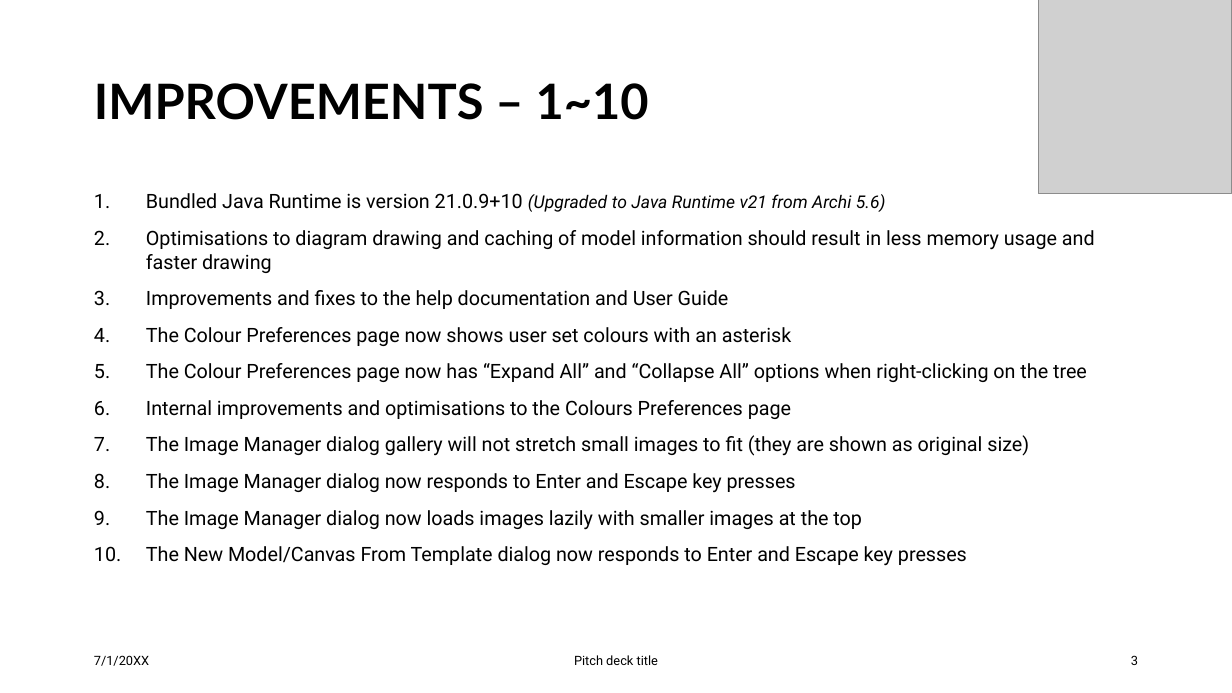
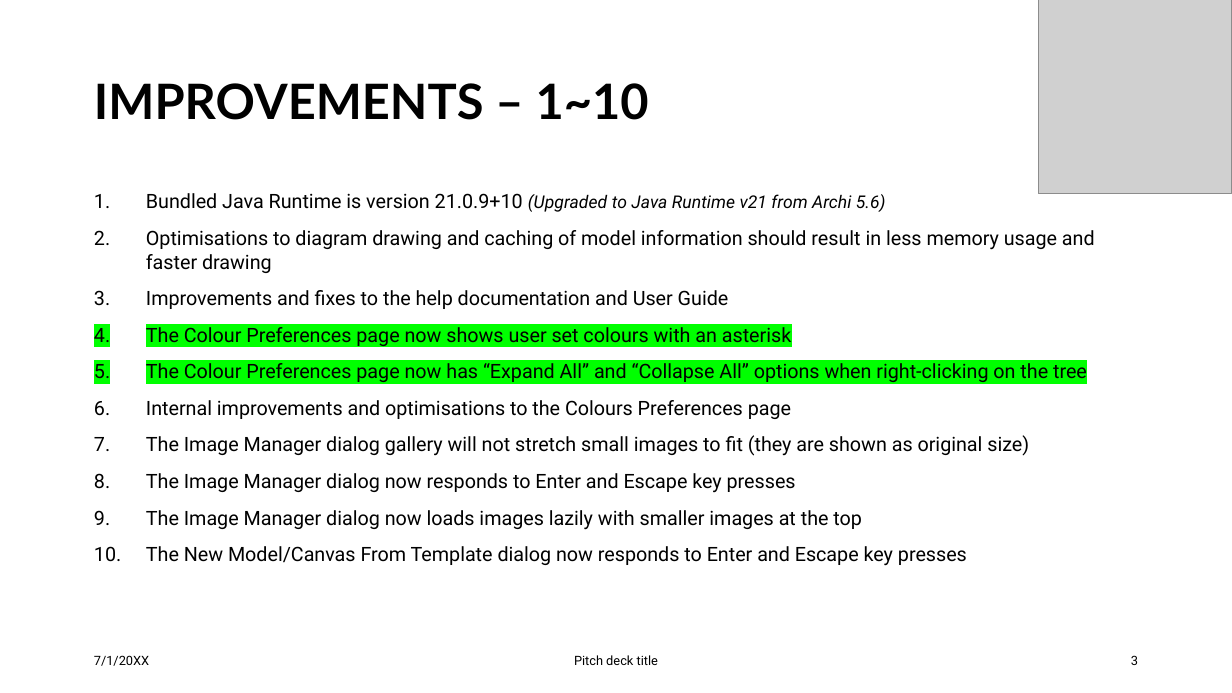
Before and after one commit to yasenstar/EA, a slide deck: slide 3 of architool/Archi_5.8_NewFeatureIntro.pptx. Drawn at 1232x693 pixels with LibreOffice and Linux fonts; fonts in the diff are those of the drawing; grey boxes stand for pictures. Boxes give left, top, right and bottom in pixels: in the first picture for what was removed or moved away, otherwise in the second. Text is boxed around its words. In the diff, an @@ line names an element or a change of style, - is before the commit and + after.

```diff
--- a/architool/Archi_5.8_NewFeatureIntro.pptx
+++ b/architool/Archi_5.8_NewFeatureIntro.pptx
@@ text at [146, 327, 1087, 382]: highlight none to #00FF00 in "The Colour Preferences page now shows user ...", "The Colour Preferences page now has “Expand ..." @@
```
Also in this commit, not shown: 4 other slides changed.
